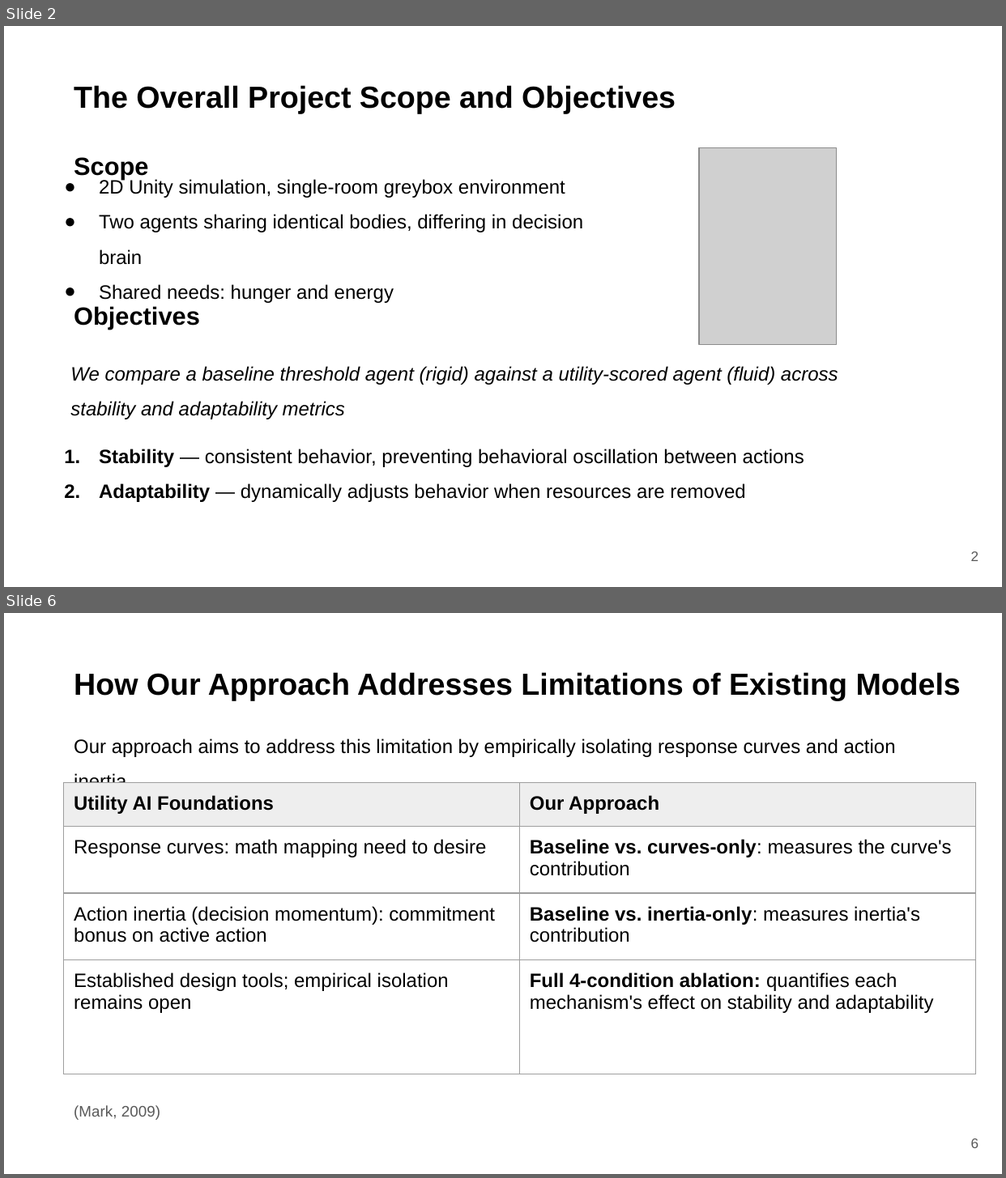
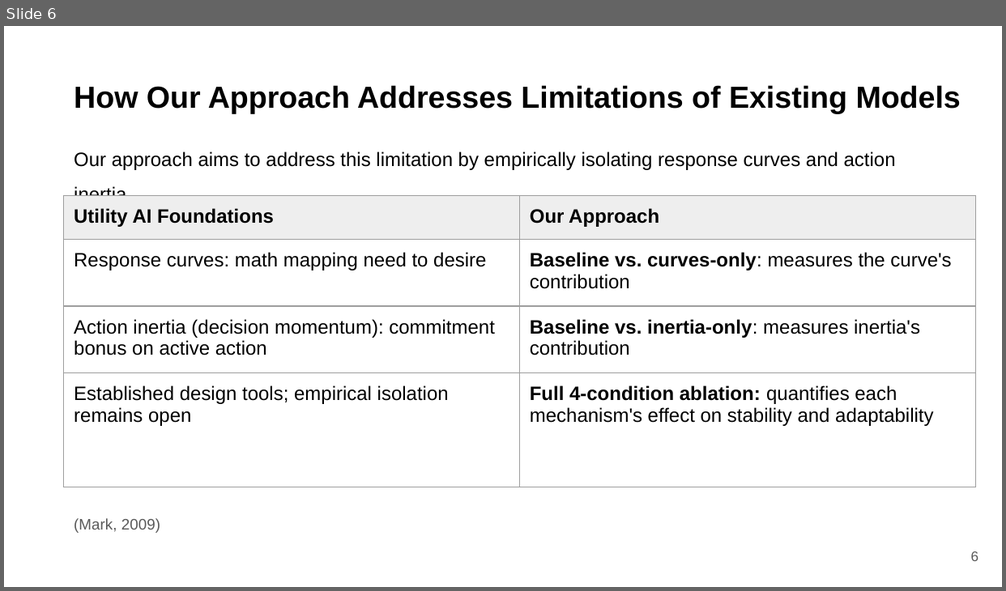
Before and after one commit to wj1212/Utility-Sim, a slide deck: Wenjie_Jiang_Progress_Update_August2026.pptx. Shown one above the other, each under a label of ours: slides 2 and 6 before the commit, slide 6 after it; the slides between them are not shown. The pictures are 1006x1178 and 1006x591 pixels, drawn with LibreOffice and Linux fonts; fonts in the diff are those of the drawing; grey boxes stand for pictures; background and template pictures are left out. Boxes give left, top, right and bottom in pixels: in the first picture for what was removed or moved away, otherwise in the second. Text is boxed around its words. In the diff, an @@ line names an element or a change of style, - is before the commit and + after.

```diff
--- a/Wenjie_Jiang_Progress_Update_August2026.pptx
+++ b/Wenjie_Jiang_Progress_Update_August2026.pptx
@@ slide 2 removed at [4, 26, 1002, 587], background picture (left out) @@
@@ title removed at [74, 85, 675, 114] @@
-The Overall Project Scope and Objectives
@@ text removed at [74, 157, 148, 180] @@
-Scope
@@ picture removed at [698, 148, 836, 344] @@
@@ text removed at [99, 178, 583, 303] @@
-● 2D Unity simulation, single-room greybox environment
-● Two agents sharing identical bodies, differing in decision brain
-● Shared needs: hunger and energy
@@ text removed at [74, 306, 200, 330] @@
-Objectives
@@ text removed at [70, 366, 838, 420] @@
-We compare a baseline threshold agent (rigid) against a utility-scored agent (fluid) across stability and adaptability metrics
@@ text removed at [99, 449, 804, 502] @@
-1. Stability — consistent behavior, preventing behavioral oscillation between actions
-2. Adaptability — dynamically adjusts behavior when resources are removed
@@ page number removed at [971, 552, 979, 561] @@
-2
```
Also in this commit, not shown: 2 slides changed, 3 slides added, 2 other slides removed, 8 other files.
